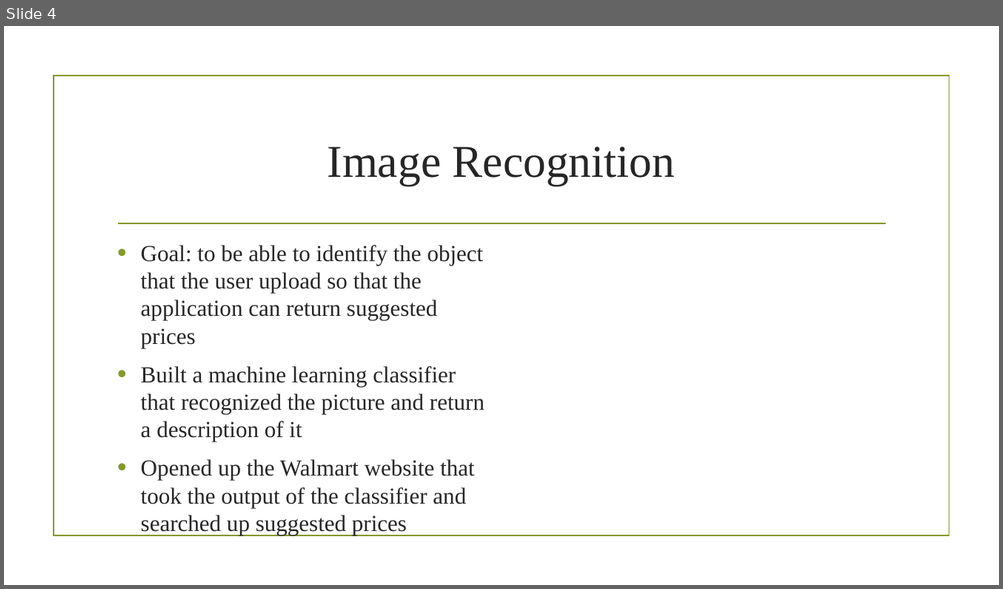
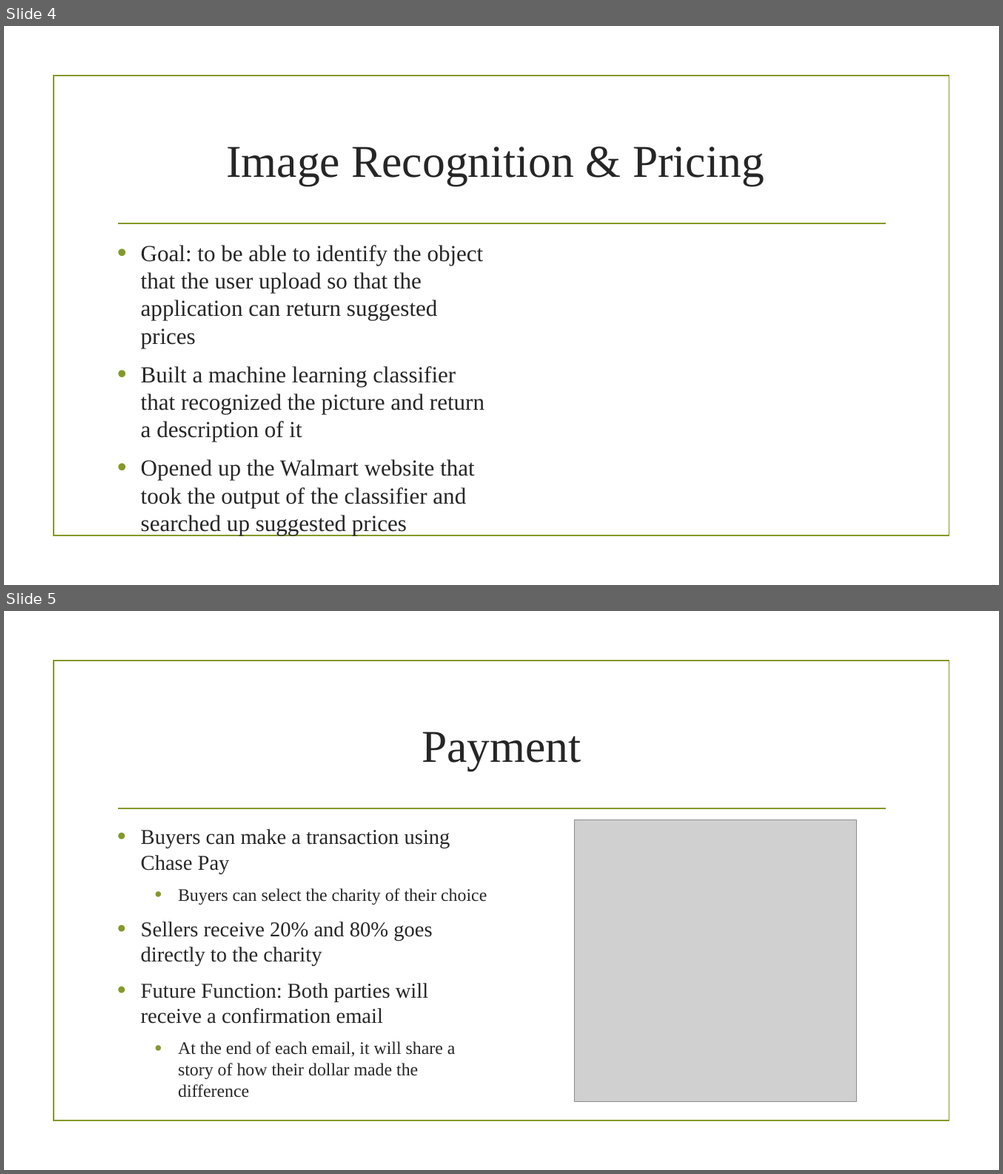
Before and after one commit to dallas2018/team-7, a slide deck: Presentation.pptx. Shown one above the other, each under a label of ours: slide 4 before the commit, slides 4 and 5 after it. The pictures are 1003x589 and 1003x1174 pixels, drawn with LibreOffice and Linux fonts; fonts in the diff are those of the drawing; grey boxes stand for pictures; background and template pictures are left out. Boxes give left, top, right and bottom in pixels: in the first picture for what was removed or moved away, otherwise in the second. Text is boxed around its words. In the diff, an @@ line names an element or a change of style, - is before the commit and + after.

```diff
--- a/Presentation.pptx
+++ b/Presentation.pptx
@@ slide 5 added at bbox=[4, 611, 999, 1170], background picture (left out); not listed: 2 template elements that a slide beside it also shows @@
@@ title added at bbox=[421, 732, 580, 771], 44 pt, text #262626 @@
+Payment
@@ text added at bbox=[141, 829, 486, 1098], 20.4 pt, text #262626 @@
+• Buyers can make a transaction using Chase Pay
+  • Buyers can select the charity of their choice
+• Sellers receive 20% and 80% goes directly to the charity
+• Future Function: Both parties will receive a confirmation email
+  • At the end of each email, it will share a story of how their dollar made the difference
@@ picture added at bbox=[574, 820, 856, 1102] @@
@@ slide 4 changed as well @@
@@ title at bbox=[226, 147, 764, 186]: text changed @@
-Image Recognition
+Image Recognition & Pricing
```
Also in this commit, not shown: 3 other slides changed, 1 other slide added, 1 slide removed.
